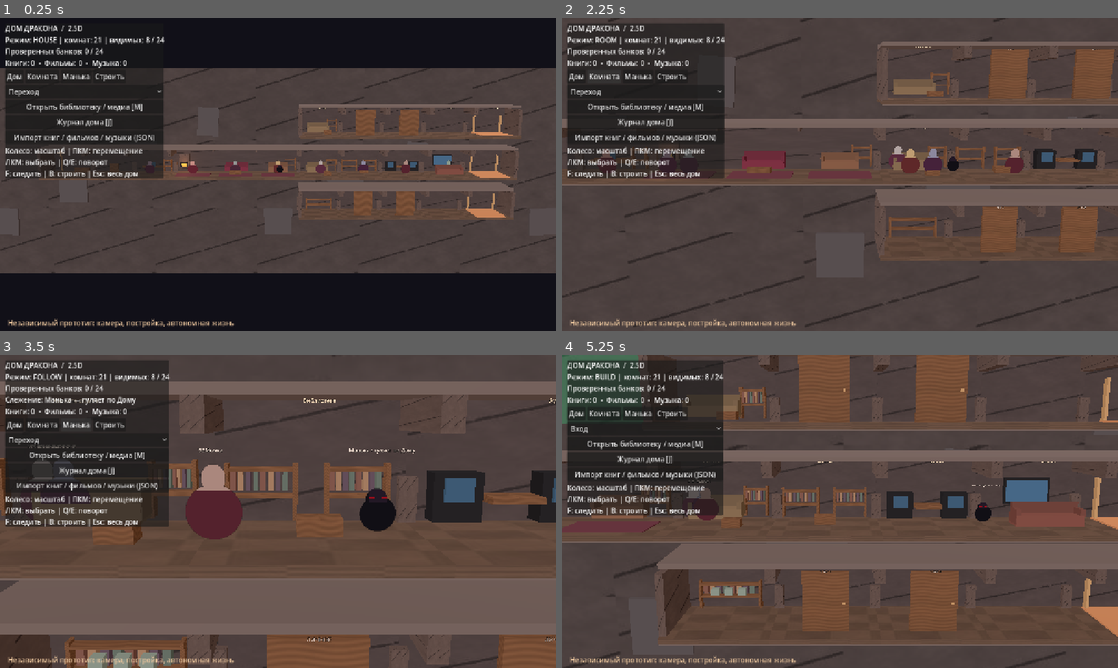
Above: before the commit, frames 1-4 (two rows, left to right).
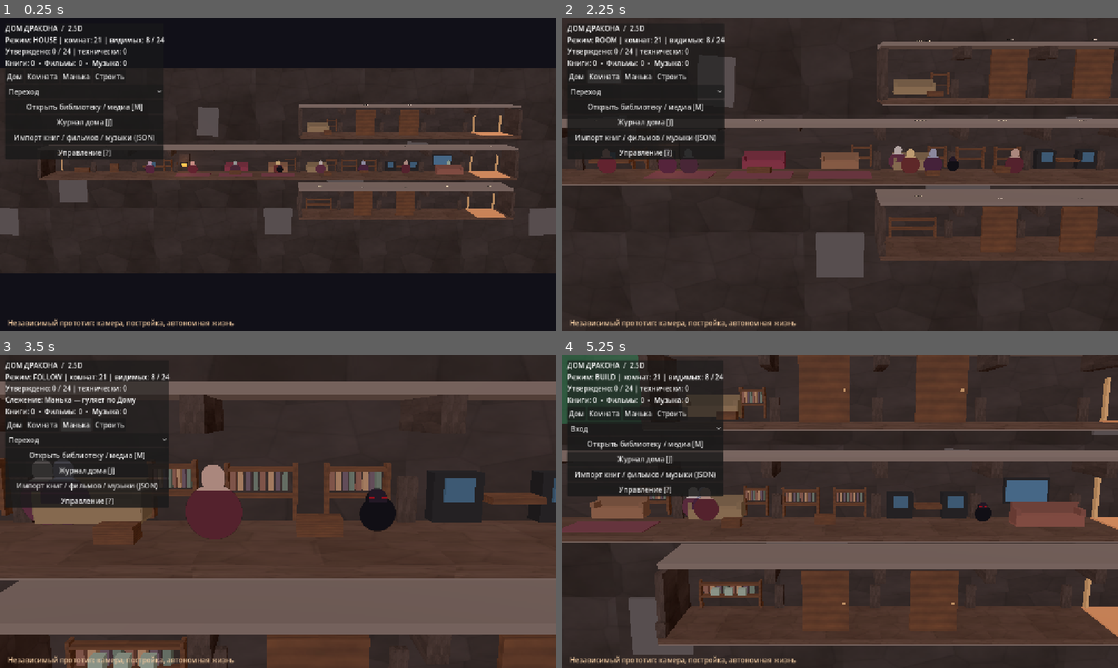
Above: after the commit, the same moments.

Repository: dragon4projects/dragon_home_project
Game: Godot game, scene res://scenes/main.tscn
Same seed, same stepped clock (60 frames per second), same inputs: the game is played once before the commit and once after it.
Inputs:
- Up to frame 1 (0.25 s): no input
- Up to frame 2 (2.25 s): click "Строить" at 0.5 s; click "Дом" at 1.25 s; click "Комната" at 2 s
- Up to frame 3 (3.5 s): click "Манька" at 2.75 s
- Up to frame 4 (5.25 s): click "Строить" at 3.5 s; click "Переход" at 4.25 s; click "Открыть библиотеку / медиа [M]" at 5 s

The runs differ from the first frame. In frame 1, 28% of the frame differs, in the area x 0-100%, y 9-82%; in frame 2, 41%, in the area x 0-100%, y 0-100%; in frame 3, 28%; in frame 4, 32%.

Commit message:
Dragon House v0.4: safe asset intake, layered room art hooks, collision-free labels and QA candidate sprite preview

Diff:
--- /dev/null
+++ b/dragon_house_clean/data/interior_layers_v1.json
@@ -0,0 +1,18 @@
+{
+  "schema": 1,
+  "_note": "Intentionally empty until room assets have verified provenance, room width and camera perspective. PRIVATE has no public interior layer.",
+  "room_types": {
+    "arrival": {"R1": {"layers": []}},
+    "corridor": {"R1": {"layers": []}},
+    "common": {"R1": {"layers": []}, "R2": {"layers": []}, "R3": {"layers": []}},
+    "study": {"R1": {"layers": []}, "R2": {"layers": []}, "R3": {"layers": []}},
+    "rest": {"R1": {"layers": []}, "R2": {"layers": []}, "R3": {"layers": []}},
+    "library": {"R1": {"layers": []}, "R2": {"layers": []}, "R3": {"layers": []}},
+    "cinema": {"R1": {"layers": []}, "R2": {"layers": []}, "R3": {"layers": []}},
+    "music": {"R1": {"layers": []}, "R2": {"layers": []}, "R3": {"layers": []}},
+    "workshop": {"R1": {"layers": []}, "R2": {"layers": []}, "R3": {"layers": []}},
+    "private": {"R1": {"layers": []}},
+    "lift": {"R1": {"layers": []}},
+    "artifact": {"R1": {"layers": []}, "R2": {"layers": []}, "R3": {"layers": []}}
+  }
+}
--- a/dragon_house_clean/scripts/asset_bank_resolver.gd
+++ b/dragon_house_clean/scripts/asset_bank_resolver.gd
@@ -70,15 +70,12 @@
 	var states: Dictionary = bank.get("states",{})
 	return states.get(state,{})
 
-func verified_bank(resident_id: String, appearance_profile: String, wardrobe: String = "HOME") -> bool:
+func candidate_bank(resident_id: String, appearance_profile: String, wardrobe: String = "HOME") -> bool:
+	# Technical QA preview: path/state validation only. NOT artistic approval.
 	if manifest.is_empty() or not VALID_WARDROBES.has(wardrobe):
 		return false
 	var actor: Dictionary = manifest.get("residents",{}).get(resident_id,{})
-	if actor.is_empty():
-		return false
-	if str(actor.get("appearance_profile","")) != appearance_profile:
-		return false
-	if not bool(actor.get("visual_bank_ready",false)):
+	if actor.is_empty() or str(actor.get("appearance_profile","")) != appearance_profile:
 		return false
 	for state in REQUIRED_PREVIEW_STATES:
 		var entry: Dictionary = _entry(resident_id,wardrobe,state)
@@ -96,6 +93,34 @@
 			if not (FileAccess.file_exists("res://"+relative) or ResourceLoader.exists("res://"+relative)):
 				return false
 	return true
+
+func verified_bank(resident_id: String, appearance_profile: String, wardrobe: String = "HOME") -> bool:
+	var actor: Dictionary = manifest.get("residents",{}).get(resident_id,{})
+	return bool(actor.get("visual_bank_ready",false)) and candidate_bank(resident_id,appearance_profile,wardrobe)
+
+func preferred_wardrobe(resident_id: String, appearance_profile: String, allow_candidate: bool = false) -> String:
+	for wardrobe in ["HOME", "CITY", "SHORT"]:
+		if verified_bank(resident_id, appearance_profile, wardrobe):
+			return wardrobe
+	if allow_candidate:
+		for wardrobe in ["HOME", "CITY", "SHORT"]:
+			if candidate_bank(resident_id, appearance_profile, wardrobe):
+				return wardrobe
+	return ""
+
+func available_wardrobes(resident_id: String, appearance_profile: String) -> Array:
+	var result: Array = []
+	for wardrobe in ["HOME", "CITY", "SHORT"]:
+		if verified_bank(resident_id, appearance_profile, wardrobe):
+			result.append(wardrobe)
+	return result
+
+func preview_count(profiles: Array) -> int:
+	var count := 0
+	for profile in profiles:
+		if preferred_wardrobe(str(profile.get("id","")),str(profile.get("appearance_profile","")),true) != "":
+			count += 1
+	return count
 
 func frame_count(resident_id: String, wardrobe: String, state: String) -> int:
 	var entry: Dictionary = _entry(resident_id,wardrobe,state)
@@ -143,6 +168,6 @@
 func accepted_count(profiles: Array) -> int:
 	var count := 0
 	for profile in profiles:
-		if verified_bank(str(profile.get("id","")),str(profile.get("appearance_profile",""))):
+		if preferred_wardrobe(str(profile.get("id","")),str(profile.get("appearance_profile",""))) != "":
 			count += 1
 	return count
--- /dev/null
+++ b/dragon_house_clean/scripts/interior_skin.gd
@@ -0,0 +1,117 @@
+extends RefCounted
+## Safe modular cutaway art layers. Geometry and life still work without assets.
+## Asset-agent outputs are candidates until each layer has explicit approved=true.
+const PATH := "res://data/interior_layers_v1.json"
+const VALID_ROLES := ["backdrop","back_decor","furniture_back","foreground","front_trim","light_overlay"]
+const VALID_VARIANTS := ["R1","R2","R3"]
+const VALID_IMAGE_FORMATS := ["png","webp","jpg","jpeg"]
+const Z_FOR_ROLE := {
+	"backdrop": -1.79,
+	"back_decor": -1.63,
+	"furniture_back": -1.37,
+	"foreground": 1.63,
+	"front_trim": 1.91,
+	"light_overlay": 1.96
+}
+var config: Dictionary = {}
+var textures: Dictionary = {}
+var max_cache := 32
+var cache_order: Array = []
+var error := ""
+
+func initialize(path: String = PATH) -> bool:
+	config = {}
+	textures.clear()
+	cache_order.clear()
+	error = ""
+	if not FileAccess.file_exists(path):
+		error = "No accepted room layers found; using structural geometry"
+		return false
+	var f := FileAccess.open(path,FileAccess.READ)
+	if f == null:
+		error = "Room layer manifest could not be opened"
+		return false
+	var json := JSON.new()
+	if json.parse(f.get_as_text()) != OK or typeof(json.data) != TYPE_DICTIONARY:
+		error = "Invalid room layer JSON"
+		return false
+	if int(json.data.get("schema",0)) != 1:
+		error = "Room layer schema mismatch"
+		return false
+	var types = json.data.get("room_types",{})
+	if typeof(types) != TYPE_DICTIONARY:
+		error = "room_types must be a dictionary"
+		return false
+	config = json.data
+	return true
+
+func _safe_path(room_type: String, variant: String, path: String) -> bool:
+	if not VALID_VARIANTS.has(variant) or not path.begins_with("assets/rooms/"):
+		return false
+	if path.contains("..") or path.contains("\\") or path.begins_with("/"):
+		return false
+	var allowed_prefix := "assets/rooms/%s/%s/" % [room_type,variant]
+	return path.begins_with(allowed_prefix) and VALID_IMAGE_FORMATS.has(path.get_extension().to_lower())
+
+func validated_layers(room_type: String, width: int) -> Array:
+	var result: Array = []
+	if config.is_empty() or room_type == "private" or width < 1 or width > 3:
+		return result
+	var variant := "R%d" % width
+	var entry: Dictionary = config.get("room_types",{}).get(room_type,{}).get(variant,{})
+	var layers = entry.get("layers",[])
+	if typeof(layers) != TYPE_ARRAY:
+		return result
+	for item in layers:
+		if typeof(item) != TYPE_DICTIONARY or not bool(item.get("approved",false)):
+			continue
+		var role := str(item.get("role",""))
+		if not VALID_ROLES.has(role) or result.any(func(existing):return existing["role"] == role):
+			continue
+		var path := str(item.get("path","")).trim_prefix("res://")
+		if not _safe_path(room_type,variant,path):
+			continue
+		if not FileAccess.file_exists("res://"+path) and not ResourceLoader.exists("res://"+path):
+			continue
+		result.append({"role":role,"path":path})
+	return result
+
+func texture_for(path: String) -> Texture2D:
+	if textures.has(path):
+		return textures[path]
+	var loc: String = "res://"+path
+	var tex: Texture2D = null
+	if ResourceLoader.exists(loc):
+		var existing = load(loc)
+		if existing is Texture2D:
+			tex = existing
+	if tex == null and FileAccess.file_exists(loc):
+		var image := Image.new()
+		if image.load(loc) == OK:
+			tex = ImageTexture.create_from_image(image)
+	if tex != null:
+		textures[path] = tex
+		cache_order.append(path)
+		while cache_order.size() > max_cache:
+			textures.erase(cache_order.pop_front())
+	return tex
+
+func add_layers(parent: Node3D, room_type: String, width: int, physical_width: float) -> int:
+	var count := 0
+	for item in validated_layers(room_type,width):
+		var role: String = item["role"]
+		var tex: Texture2D = texture_for(item["path"])
+		if tex == null:
+			continue
+		var sprite := Sprite3D.new()
+		sprite.name = "Art_" + role
+		sprite.texture = tex
+		sprite.billboard = BaseMaterial3D.BILLBOARD_DISABLED
+		sprite.pixel_size = physical_width / maxf(1.0,float(tex.get_width()))
+		sprite.position = Vector3(0.0,1.50,Z_FOR_ROLE[role])
+		sprite.no_depth_test = false
+		sprite.shaded = false
+		sprite.render_priority = 0
+		parent.add_child(sprite)
+		count += 1
+	return count
--- a/dragon_house_clean/scripts/main.gd
+++ b/dragon_house_clean/scripts/main.gd
@@ -5,12 +5,17 @@
 const LifeScript = preload("res://scripts/life.gd")
 const MediaPanelScript = preload("res://scripts/media_station_ui.gd")
 const AssetBankResolverScript = preload("res://scripts/asset_bank_resolver.gd")
+const InteriorSkinScript = preload("res://scripts/interior_skin.gd")
 const W := 4.8
 const H := 4.6
 var world = WorldScript.new()
 var life = LifeScript.new()
 var asset_banks = AssetBankResolverScript.new()
+var interior_skin = InteriorSkinScript.new()
+var art_layer_count := 0
 var validated_visual_banks := 0
+var qa_visual_preview := false
+var preview_visual_banks := 0
 var actor_animations: Dictionary = {}
 var camera: Camera3D
 var room_root: Node3D
@@ -69,7 +74,9 @@
 	world.load_or_seed()
 	life.setup(world)
 	asset_banks.initialize()
+	interior_skin.initialize()
 	validated_visual_banks = asset_banks.accepted_count(world.read_resident_profiles())
+	preview_visual_banks = asset_banks.preview_count(world.read_resident_profiles())
 	camera = Camera3D.new()
 	camera.name = "ShelterPerspectiveCamera"
 	camera.current = true
@@ -291,31 +298,48 @@
 	var t: String = group["type"]
 	var side_left: Dictionary = world.get_room(x_start-1,level)
 	var side_right: Dictionary = world.get_room(x_end+1,level)
-	# A single continuous floor, back and roof for 1, 2 or 3 room modules.
-	box(n,Vector3(0,-0.12,-0.07),Vector3(span*1.01,0.25,4.05),palette["floor"])
-	box(n,Vector3(0,1.45,-2.04),Vector3(span*1.01,3.25,0.35),palette["rock"])
-	box(n,Vector3(0,3.12,-0.35),Vector3(span*1.01,0.22,3.55),palette["border"])
-	box(n,Vector3(0,-0.20,1.80),Vector3(span*1.01,0.22,0.18),palette["border"])
+	# Render hierarchy is spatial, not a single baked background image.
+	var background := Node3D.new()
+	background.name = "Layer_Background"
+	n.add_child(background)
+	var structure := Node3D.new()
+	structure.name = "Layer_Structure"
+	n.add_child(structure)
+	var overlay := Node3D.new()
+	overlay.name = "Layer_Foreground"
+	n.add_child(overlay)
+	var artwork := Node3D.new()
+	artwork.name = "Layer_ApprovedArt"
+	n.add_child(artwork)
+	# Back wall at -Z, gameplay and furniture in the middle, low foreground at +Z.
+	box(structure,Vector3(0,-0.12,-0.07),Vector3(span*1.01,0.25,4.05),palette["floor"])
+	box(background,Vector3(0,1.45,-2.04),Vector3(span*1.01,3.25,0.35),palette["rock"])
+	box(structure,Vector3(0,3.12,-0.35),Vector3(span*1.01,0.22,3.55),palette["border"])
+	box(overlay,Vector3(0,-0.20,1.80),Vector3(span*1.01,0.22,0.18),palette["border"])
+	art_layer_count += interior_skin.add_layers(artwork,t,int(group["width"]),span)
 	for side in [-1,1]:
 		var neighbour: Dictionary = side_left if side == -1 else side_right
 		var edge: float = float(side)*(span*0.5-0.10)
 		if neighbour.is_empty():
-			box(n,Vector3(edge,1.39,-0.22),Vector3(0.35,2.90,3.82),palette["rock_light"])
+			box(structure,Vector3(edge,1.39,-0.22),Vector3(0.35,2.90,3.82),palette["rock_light"])
+			# Partial foreground pier emphasizes depth without hiding the entire actor.
+			box(overlay,Vector3(edge,0.36,1.73),Vector3(0.40,0.70,0.28),palette["rock_light"])
 		else:
 			# Doorway frame: two pillars BEHIND the public front walking aisle.
-			box(n,Vector3(edge,2.67,-0.3),Vector3(0.26,0.74,3.18),palette["rock_light"])
-			box(n,Vector3(edge,0.56,-1.75),Vector3(0.26,1.2,0.28),palette["rock_light"])
+			box(structure,Vector3(edge,2.67,-0.3),Vector3(0.26,0.74,3.18),palette["rock_light"])
+			box(structure,Vector3(edge,0.56,-1.75),Vector3(0.26,1.2,0.28),palette["rock_light"])
 	# Merged runs: narrow arch ribs only, no full partitions or duplicate room names.
 	if int(group["width"]) > 1:
 		for i in range(int(group["width"])-1):
 			var seam_x: float = (float(x_start)+float(i)+0.5-center_cell)*W
-			box(n,Vector3(seam_x,2.93,-0.50),
+			box(structure,Vector3(seam_x,2.93,-0.50),
 				Vector3(0.12,0.37,3.15),palette["rock_light"])
 	if t == "private":
 		# Never materialize someone else's private interior: facade only.
 		box(n,Vector3(0,1.4,1.05),Vector3(2.08,2.8,0.22),palette["wood"])
 		box(n,Vector3(0.82,1.33,1.2),Vector3(0.12,0.12,0.07),palette["bronze"])
-		label3(n,"ЛИЧНОЕ",Vector3(0,2.80,1.2),31,Color("#d4bdb0"))
+		var door_label := label3(n,"ЛИЧНОЕ",Vector3(0,3.34,1.0),24,Color("#d4bdb0"))
+		door_label.name = "RoomRoofLabel"
 	else:
 		var decoration_layer := Node3D.new()
 		decoration_layer.name = "LocalFurniture"
@@ -329,9 +353,11 @@
 		var title: String = room_names.get(t,t)
 		if int(group["width"]) > 1:
 			title += " · %d" % int(group["width"])
-		label3(n,title,Vector3(0,2.93,0.55),29,Color("#f4d9b9"))
+		var roof_label := label3(n,title,Vector3(0,3.35,0.40),24,Color("#f4d9b9"))
+		roof_label.name = "RoomRoofLabel"
 
 func make_rooms() -> void:
+	art_layer_count = 0
 	for child in room_root.get_children():
 		child.queue_free()
 	for group in world.visual_groups():
@@ -386,12 +412,15 @@
 		actor["runtime_visual_bound"] = false
 		if id != "MANJKA":
 			var profile_id: String = str(actor.get("appearance_profile",""))
-			if asset_banks.verified_bank(id,profile_id):
-				var approved_idle: Texture2D = asset_banks.texture_for(id,"HOME","IDLE_S",0)
+			var chosen_wardrobe: String = asset_banks.preferred_wardrobe(id,profile_id,qa_visual_preview)
+			if chosen_wardrobe != "":
+				var approved_idle: Texture2D = asset_banks.texture_for(id,chosen_wardrobe,"IDLE_S",0)
 				if approved_idle != null:
 					sprite.texture = approved_idle
 					sprite.pixel_size = 1.9 / maxf(1.0,float(approved_idle.get_height()))
 					actor["runtime_visual_bound"] = true
+					actor["visual_wardrobe"] = chosen_wardrobe
+					actor["visual_preview_only"] = not asset_banks.verified_bank(id,profile_id,chosen_wardrobe)
 					actor_animations[id] = {"state":"IDLE_S","frame":0,"elapsed":0.0}
 
 		sprite.position = Vector3(0, 0.83 if id == "MANJKA" else 1.05, 0)
@@ -413,7 +442,8 @@
 		actor_sprites[id].position = Vector3(float(actor.get("x", 0.0)), y, float(actor.get("z", 0.3)))
 		if actor.get("runtime_visual_bound",false):
 			animate_verified_actor(id,actor,delta)
-		actor_labels[id].visible = zoom_current < 27 or id == follow_id
+		# Names live in the status panel, never stacked over actors or furniture.
+		actor_labels[id].visible = false
 		if id == follow_id:
 			actor_labels[id].text = actor["name"] + " • " + life.status(actor)
 
@@ -435,7 +465,8 @@
 			"TALK_PAIR": requested = "TALK"
 			"GET_COFFEE": requested = "DRINK"
 			"WATCH_FIRE", "VIEW_ART": requested = "VIEW"
-	if asset_banks.frame_count(id,"HOME",requested) < 1:
+	var wardrobe: String = str(actor.get("visual_wardrobe","HOME"))
+	if asset_banks.frame_count(id,wardrobe,requested) < 1:
 		requested = "IDLE_S"
 	var state: Dictionary = actor_animations.get(id,{"state":"","frame":0,"elapsed":0.0})
 	if state["state"] != requested:
@@ -444,13 +475,13 @@
 		state["frame"] = 0
 	else:
 		state["elapsed"] = float(state["elapsed"])+minf(delta,0.1)
-		var period: float = 1.0 / float(asset_banks.fps(id,"HOME",requested))
+		var period: float = 1.0 / float(asset_banks.fps(id,wardrobe,requested))
 		if float(state["elapsed"]) >= period:
-			state["frame"] = (int(state["frame"])+int(float(state["elapsed"])/period)) % maxi(1,asset_banks.frame_count(id,"HOME",requested))
+			state["frame"] = (int(state["frame"])+int(float(state["elapsed"])/period)) % maxi(1,asset_banks.frame_count(id,wardrobe,requested))
 			state["elapsed"] = fmod(float(state["elapsed"]),period)
 	actor_animations[id] = state
 	var sprite: Sprite3D = actor_sprites[id].get_node("Body")
-	var texture: Texture2D = asset_banks.texture_for(id,"HOME",requested,int(state["frame"]))
+	var texture: Texture2D = asset_banks.texture_for(id,wardrobe,requested,int(state["frame"]))
 	if texture != null and sprite.texture != texture:
 		sprite.texture = texture
 		sprite.pixel_size = 1.9 / maxf(1.0,float(texture.get_height()))
@@ -520,6 +551,11 @@
 	hud_help = Label.new()
 	hud_help.text = "Колесо: масштаб | ПКМ: перемещение\nЛКМ: выбрать | Q/E: поворот\nF: следить | B: строить | Esc: весь дом"
 	col.add_child(hud_help)
+	hud_help.visible = false
+	var help_button := Button.new()
+	help_button.text = "Управление [?]"
+	help_button.pressed.connect(func(): hud_help.visible = not hud_help.visible)
+	col.add_child(help_button)
 	notice = Label.new()
 	notice.position = Vector2(18, 690)
 	notice.add_theme_color_override("font_color", Color("#eac59d"))
@@ -540,6 +576,13 @@
 	else:
 		notice.text = "Ошибка каталога: нужен JSON с books/films/tracks (id, title)"
 	update_hud()
+
+func toggle_qa_art_preview() -> void:
+	qa_visual_preview = not qa_visual_preview
+	make_residents()
+	update_hud()
+	if notice != null:
+		notice.text = "Визуальные банки: QA-ПРОСМОТР" if qa_visual_preview else "Визуальные банки: только утверждённые"
 
 func toggle_media_panel() -> void:
 	if media_panel.visible:
@@ -674,7 +717,9 @@
 	var tracked: Dictionary = world.residents.get(follow_id, {})
 	hud_status.text = "Режим: %s | комнат: %d | видимых: %d / 24" % [
 		current_mode, world.rooms.size(), actor_sprites.size()-1]
-	hud_status.text += "\nПроверенных банков: %d / 24" % validated_visual_banks
+	hud_status.text += "\nУтверждено: %d / 24 | технически: %d" % [validated_visual_banks,preview_visual_banks]
+	if qa_visual_preview:
+		hud_status.text += "\nВИД: QA-ПРОСМОТР (не утверждено)"
 	if not tracked.is_empty():
 		hud_status.text += "\nСлежение: %s — %s" % [tracked.get("name", "?"), life.status(tracked)]
 	if current_mode == "ROOM" and selected_room != "":
@@ -732,6 +777,7 @@
 			KEY_E: yaw = clampf(yaw + 0.10, -0.34, 0.34)
 			KEY_J: toggle_journal()
 			KEY_M: toggle_media_panel()
+			KEY_V: toggle_qa_art_preview()
 			KEY_1: set_mode("HOUSE")
 			KEY_2: set_mode("ROOM")
 
@@ -815,6 +861,9 @@
 		var furniture: Node3D = group_node.get_node_or_null("LocalFurniture")
 		if furniture != null:
 			furniture.visible = detail_visible
+		var roof_label: Label3D = group_node.get_node_or_null("RoomRoofLabel")
+		if roof_label != null:
+			roof_label.visible = zoom_current >= 35.0 and current_mode != "FOLLOW"
 	var micro_detail_visible: bool = zoom_current < 31.0
 	for node in get_tree().get_nodes_in_group("low_end_micro_detail"):
 		if node is Node3D:
--- a/dragon_house_clean/tests/test_asset_binding.gd
+++ b/dragon_house_clean/tests/test_asset_binding.gd
@@ -40,10 +40,14 @@
 	actual_entries["WALK_LEFT"]["frames"] = ["assets/residents/RES_01/wardrobes/HOME/WALK_LEFT/0001.png"]
 	loader.manifest["residents"]["RES_01"]["visual_bank_ready"] = false
 	assert(not loader.verified_bank("RES_01","HELGA_01"),"Found does not mean verified")
+	assert(loader.candidate_bank("RES_01","HELGA_01"),"Technical PASS can be previewed explicitly")
+	assert(loader.preferred_wardrobe("RES_01","HELGA_01") == "","Unapproved default stays hidden")
+	assert(loader.preferred_wardrobe("RES_01","HELGA_01",true) == "HOME")
+	assert(loader.preview_count([{"id":"RES_01","appearance_profile":"HELGA_01"}])==1)
 	for state in ["IDLE_S","WALK_LEFT","WALK_RIGHT"]:
 		var absolute: String = ProjectSettings.globalize_path(ROOT+state+"/0001.png")
 		DirAccess.remove_absolute(absolute)
 		DirAccess.remove_absolute(absolute+".import")
 	DirAccess.remove_absolute(ProjectSettings.globalize_path(TMP))
-	print("ASSET_BINDING_TEST_PASS approved=1 wrong_identity=rejected traversal=rejected")
+	print("ASSET_BINDING_TEST_PASS approved=1 candidate_preview=separate wrong_identity=rejected traversal=rejected")
 	quit(0)
--- /dev/null
+++ b/dragon_house_clean/tests/test_interior_layers.gd
@@ -0,0 +1,48 @@
+extends SceneTree
+const InteriorLayerScript = preload("res://scripts/interior_skin.gd")
+const TMP_MANIFEST := "user://test_interior_skin_v1.json"
+const BACKDROP := "res://assets/rooms/common/R3/qa_backdrop.png"
+
+func _initialize() -> void:
+	call_deferred("run")
+
+func run() -> void:
+	DirAccess.make_dir_recursive_absolute(ProjectSettings.globalize_path(BACKDROP.get_base_dir()))
+	var img := Image.create(288,98,false,Image.FORMAT_RGBA8)
+	img.fill(Color("#4e3937"))
+	assert(img.save_png(BACKDROP)==OK)
+	var doc := {
+		"schema":1,
+		"room_types":{
+			"common":{"R3":{"layers":[
+				{"role":"backdrop","path":BACKDROP.trim_prefix("res://"),"approved":true},
+				{"role":"foreground","path":BACKDROP.trim_prefix("res://"),"approved":false},
+				{"role":"back_decor","path":"assets/rooms/common/R3/../private_unapproved.png","approved":true},
+				{"role":"front_trim","path":"assets/rooms/private/R3/private.png","approved":true}
+			]}}
+		}
+	}
+	var f := FileAccess.open(TMP_MANIFEST,FileAccess.WRITE)
+	f.store_string(JSON.stringify(doc))
+	f.close()
+	var skin = InteriorLayerScript.new()
+	assert(skin.initialize(TMP_MANIFEST))
+	var layers := skin.validated_layers("common",3)
+	assert(layers.size()==1 and layers[0]["role"]=="backdrop")
+	assert(skin.validated_layers("private",3).is_empty(),"No private art from public manifest")
+	assert(skin.validated_layers("common",2).is_empty(),"Wrong room width")
+	var target := Node3D.new()
+	root.add_child(target)
+	var added: int = skin.add_layers(target,"common",3,14.4)
+	assert(added==1)
+	var art: Sprite3D = target.get_child(0)
+	assert(art.texture != null and art.name == "Art_backdrop")
+	assert(is_equal_approx(art.position.z,-1.79))
+	assert(is_equal_approx(float(art.pixel_size)*288.0,14.4))
+	var cache_tex: Texture2D = skin.texture_for(layers[0]["path"])
+	assert(cache_tex == art.texture)
+	target.queue_free()
+	DirAccess.remove_absolute(ProjectSettings.globalize_path(BACKDROP))
+	DirAccess.remove_absolute(ProjectSettings.globalize_path(TMP_MANIFEST))
+	print("INTERIOR_LAYER_TEST_PASS width=R3 transparency=kept private=blocked depth=correct")
+	quit(0)
Binary file changed: dragon_house_clean/assets/textures/basalt.jpg
Binary file changed: dragon_house_clean/assets/textures/floor.jpg
Binary file changed: dragon_house_clean/assets/textures/wood.jpg
Not shown, added: dragon_house_clean/scripts/interior_skin.gd.uid
Not shown, added: dragon_house_clean/tests/test_interior_layers.gd.uid
Not shown, added: dragon_house_clean/docs/V04_ASSET_ACCEPTANCE_AND_INTERIORS.md
